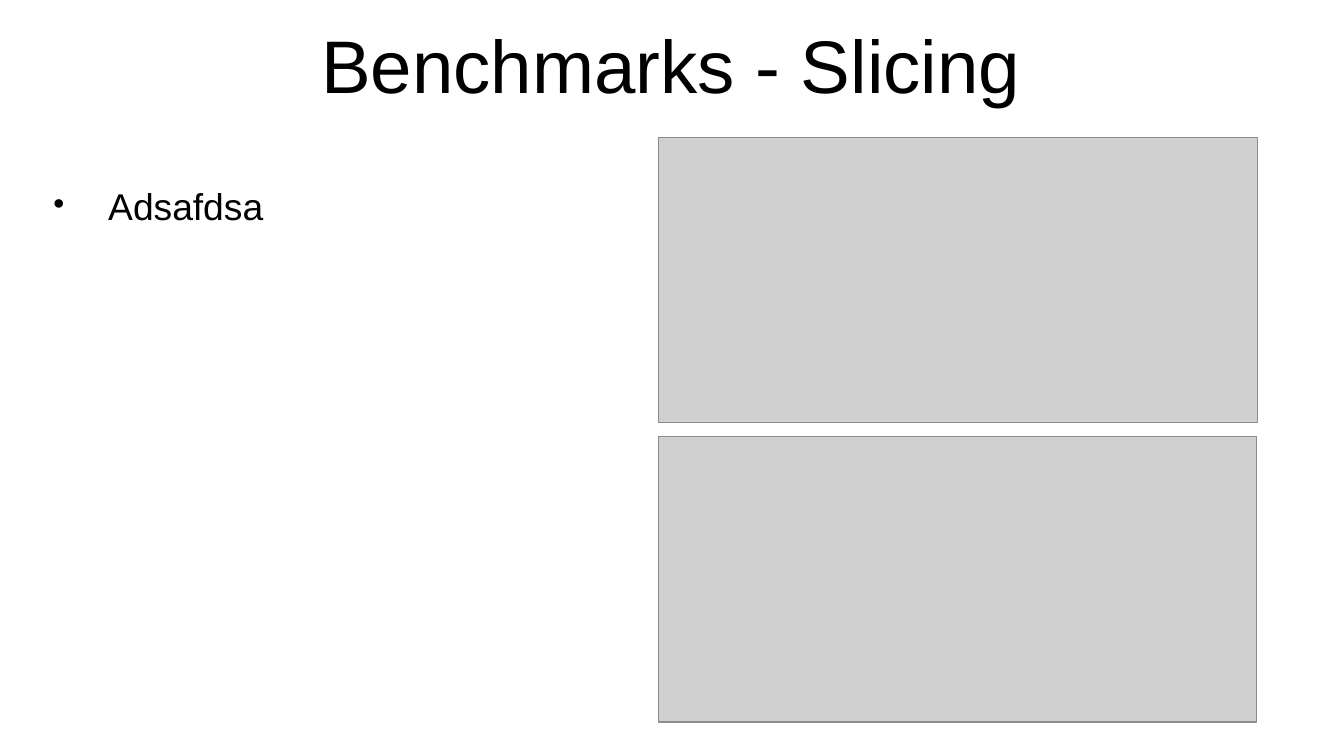
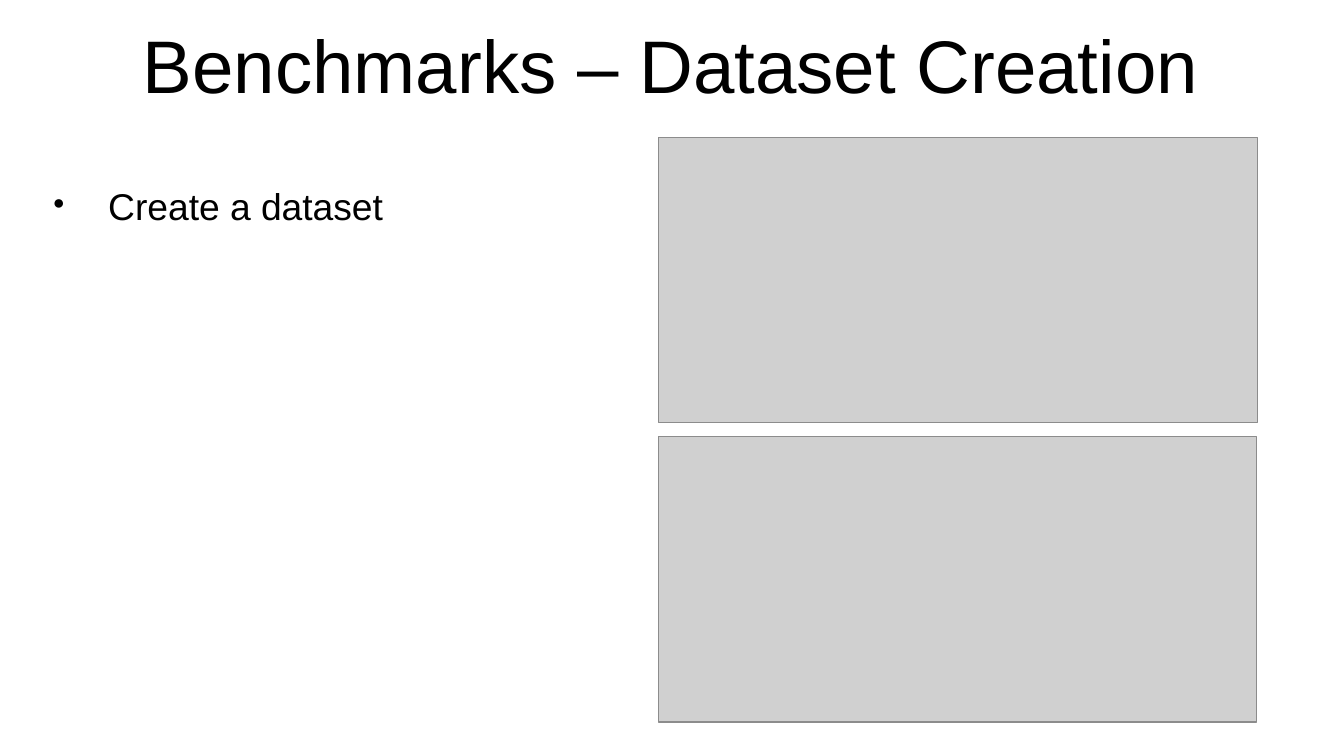
Before and after one commit to inaos/iron-array, a slide deck: slide 20 of decks/pyDataNyc2019.odp. Drawn at 1344x756 pixels with LibreOffice and Linux fonts; fonts in the diff are those of the drawing; grey boxes stand for pictures. Boxes give left, top, right and bottom in pixels: in the first picture for what was removed or moved away, otherwise in the second. Text is boxed around its words. In the diff, an @@ line names an element or a change of style, - is before the commit and + after.

```diff
--- a/decks/pyDataNyc2019.odp
+++ b/decks/pyDataNyc2019.odp
@@ text at (143,39,1198,94): text changed @@
-Benchmarks - Slicing
+Benchmarks – Dataset Creation
@@ text at (108,193,383,221): text changed @@
-● Adsafdsa
+● Create a dataset
```
Also in this commit, not shown: 3 other slides changed.
